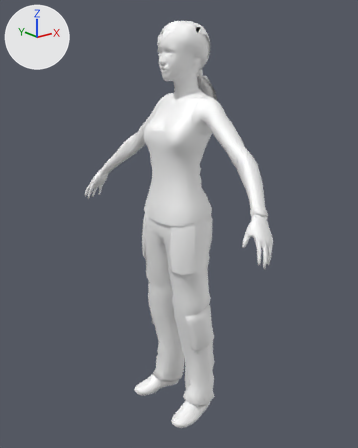
The glTF model docs/assets/heroes/gale/model.glb: old version first, new version second.
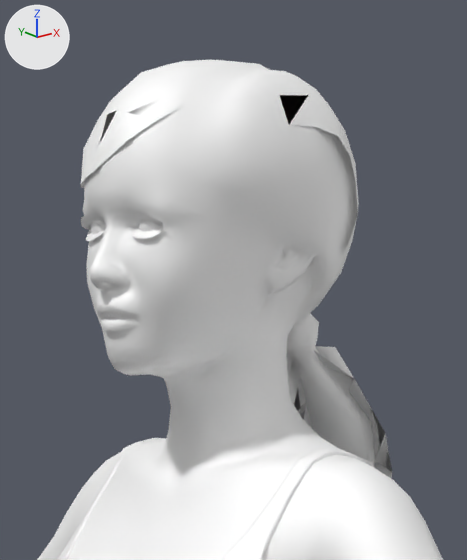
Each version appears first whole from a 50 mm camera at (-1.282, -1.637, 2.476) aimed at (0.039, 0.015, 1.815), and next in a close-up on the part from 40% to 65% of the width and 2% to 26% of the height. Arrows for +X, +Y and +Z are at upper left; the lights stay in place. The first two pictures are the older version. Where no turn or scale is listed for an object, it has been applied to the vertices. Vertices at exactly the same position are counted once.

Objects in the first close-up: 'f013_hipoly_81_bones_opacity'.
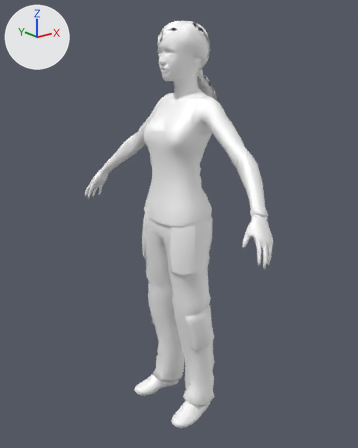
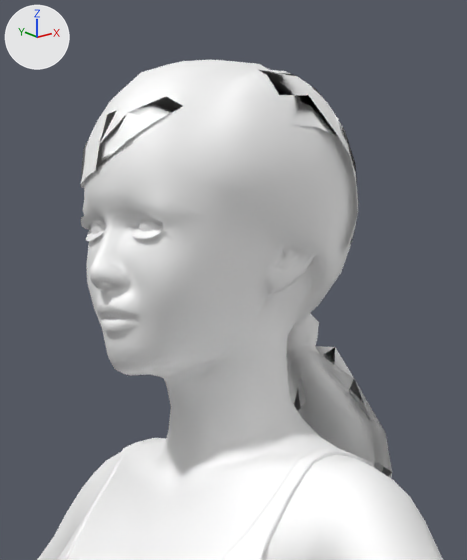
What differs and where, as boxes (x1, y1, x2, y2) in the close-ups (467 x 560 px; the box of a moved part takes in the faces that stretch with it):
'f013_hipoly_81_bones_opacity', recoloured, surface changed
    both: (81, 66, 392, 479)
part 1 of me_f013_hipoly_81_bones_opacity, moved or reshaped
    before: (81, 157, 316, 462)
    after: (81, 157, 353, 462)

Edits to the bpy script that builds the scene:
```text
Change mat_f013_body:
    where n0 = _N.new('ShaderNodeBsdfPrincipled'); n0.name = 'Principled BSDF'
    add n0.inputs[0].default_value = (1.0, 1.0, 1.0, 1.0)  # 'Base Color', white #ffffff
    remove n2 = _N.new('ShaderNodeVertexColor'); n2.name = 'Color Attribute'
    remove _L.new(n2.outputs[0], n0.inputs[0])  # 'Color' to 'Base Color'
Change mat_f013_head:
    where n0 = _N.new('ShaderNodeBsdfPrincipled'); n0.name = 'Principled BSDF'
    add n0.inputs[0].default_value = (1.0, 1.0, 1.0, 1.0)  # 'Base Color', white #ffffff
    remove n2 = _N.new('ShaderNodeVertexColor'); n2.name = 'Color Attribute'
    remove _L.new(n2.outputs[0], n0.inputs[0])  # 'Color' to 'Base Color'
Change mat_f013_opacity:
    where n0 = _N.new('ShaderNodeBsdfPrincipled'); n0.name = 'Principled BSDF'
    add n0.inputs[0].default_value = (1.0, 1.0, 1.0, 1.0)  # 'Base Color', white #ffffff
    remove n2 = _N.new('ShaderNodeVertexColor'); n2.name = 'Color Attribute'
    remove _L.new(n2.outputs[0], n0.inputs[0])  # 'Color' to 'Base Color'
Change me_f013_hipoly_81_bones_opacity:
    where me_f013_hipoly_81_bones_opacity.from_pydata(...)  # 4233 vertices, 8317 faces; spans x -0.13..0.22, y -0.61..0.61, z 0.0..1.73
    used by ob_f013_hipoly_81_bones_opacity; location = (0.0, 0.0, 0.9233)
    me_f013_hipoly_81_bones_opacity part 1: 128 vertices moved within x -0.07..0.19, y -0.07..0.07, z 1.35..1.64
```
